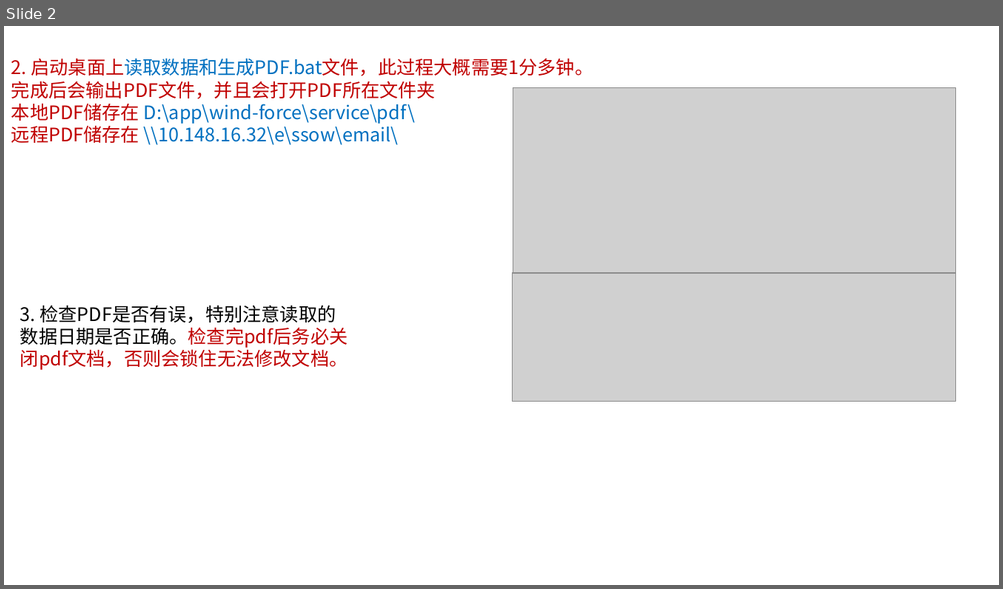
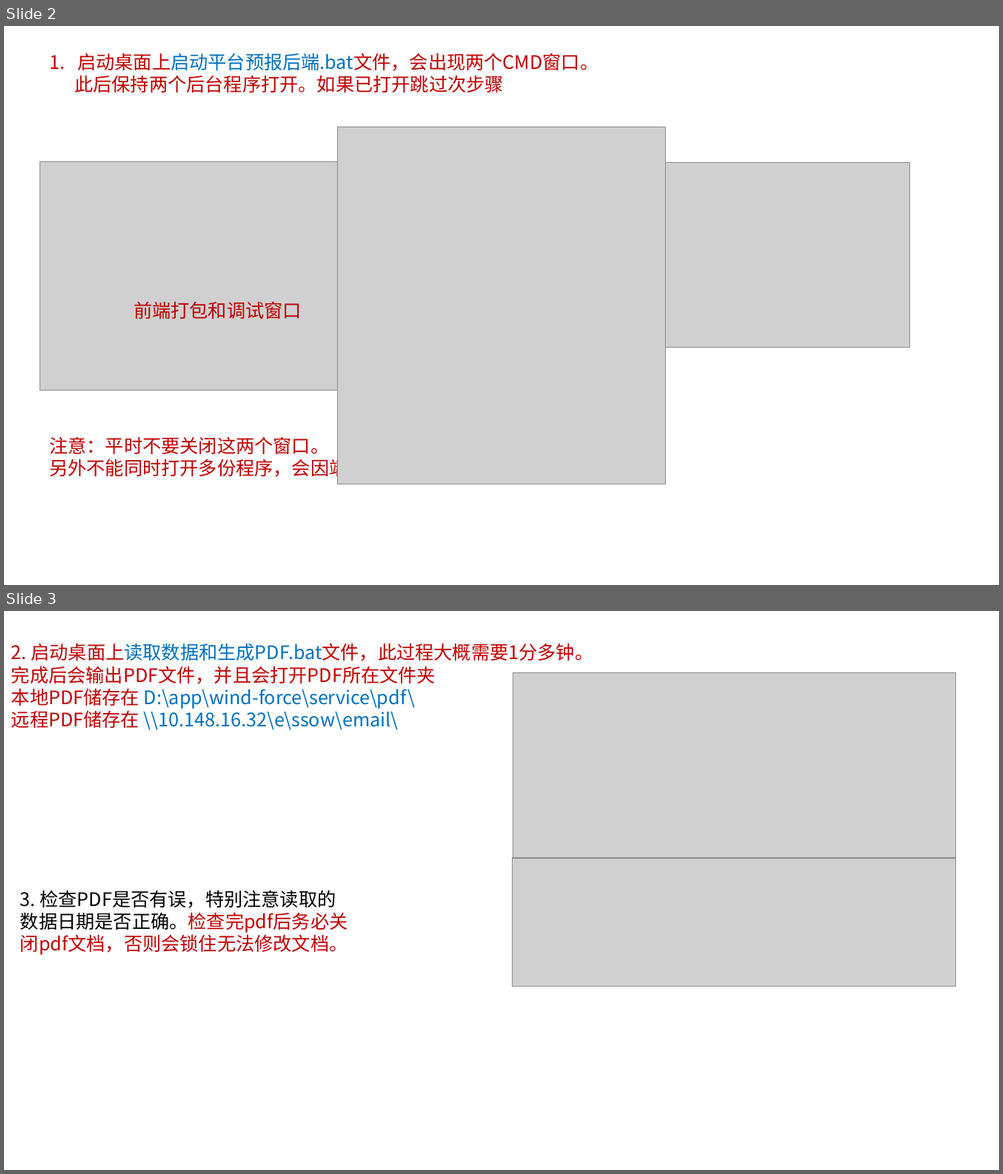
Before and after one commit to hanchyhill/wind-force, a slide deck: HZ25-10-1平台单点预报说明文档.pptx. Shown one above the other, each under a label of ours: slide 2 before the commit, slides 2 and 3 after it. The pictures are 1003x589 and 1003x1174 pixels, drawn with LibreOffice and Linux fonts; fonts in the diff are those of the drawing; grey boxes stand for pictures. Boxes give left, top, right and bottom in pixels: in the first picture for what was removed or moved away, otherwise in the second. Text is boxed around its words. In the diff, an @@ line names an element or a change of style, - is before the commit and + after.

```diff
--- a/HZ25-10-1平台单点预报说明文档.pptx
+++ b/HZ25-10-1平台单点预报说明文档.pptx
@@ slide 2 added at box(4, 26, 999, 585), background #FFFFFF @@
@@ text added at box(74, 53, 598, 93), 18 pt, text #C00000 @@
+1. 启动桌面上启动平台预报后端.bat文件，会出现两个CMD窗口。
+此后保持两个后台程序打开。如果已打开跳过次步骤
@@ picture added at box(338, 127, 665, 484) @@
@@ picture added at box(40, 162, 397, 390) @@
@@ picture added at box(438, 163, 910, 348) @@
@@ text added at box(134, 302, 301, 319), 18 pt, text #C00000 @@
+前端打包和调试窗口
@@ text added at box(556, 295, 673, 325), 18 pt, text #C00000 @@
+后台API接口
@@ text added at box(49, 437, 497, 480), 18 pt, text #C00000 @@
+注意：平时不要关闭这两个窗口。
+另外不能同时打开多份程序，会因端口占用冲突而报错
@@ what was slide 2 is now slide 3 @@
```
Also in this commit, not shown: 1 slide changed, 14 other files.
